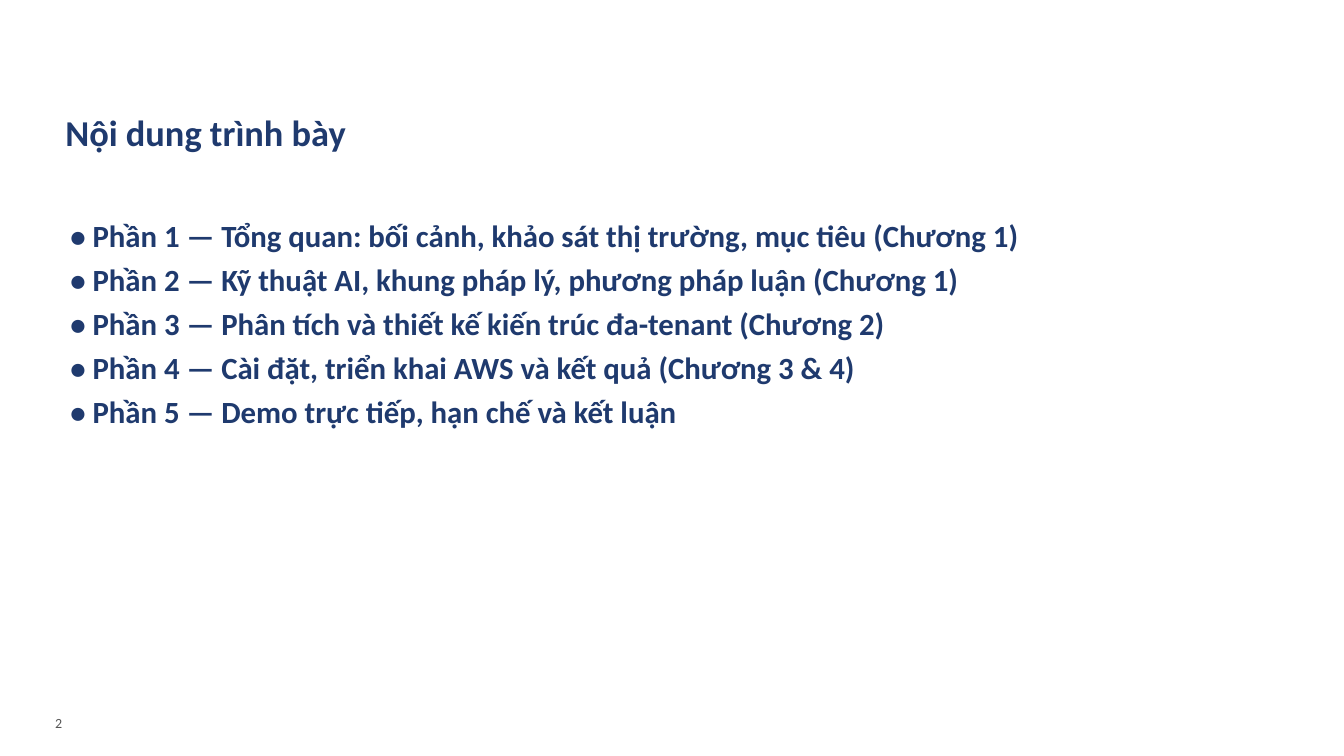
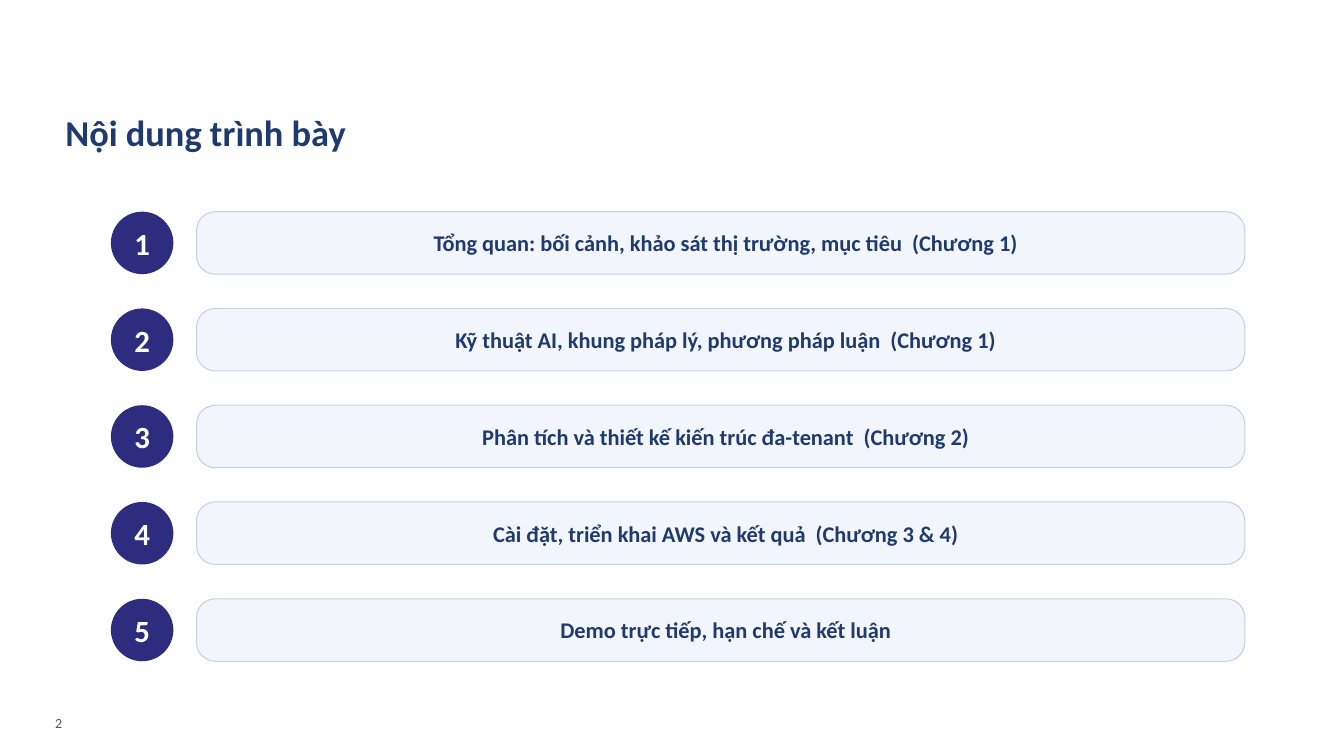
Before and after one commit to VictorAurelius/2026-Kite-Class-Platform, a slide deck: slide 2 of documents/08-thesis/defense/KiteHub-baove-khoaluan-20slide.pptx. Drawn at 1344x756 pixels with LibreOffice and Linux fonts; fonts in the diff are those of the drawing; background and template pictures are left out. Boxes give left, top, right and bottom in pixels: in the first picture for what was removed or moved away, otherwise in the second. Text is boxed around its words. In the diff, an @@ line names an element or a change of style, - is before the commit and + after.

Commit message:
docs(thesis): defense deck v4 — nâng cấp design system
- Agenda: vòng số + thanh thay bullet phẳng
- Sơ đồ tối (C4/defense/ERD/state/AWS/CI): đóng khung panel trắng + phóng to,
  tách khỏi nền sóng (hết lềnh bềnh)
- KPI: 4 thẻ số lớn (86/93/90/≥100k) thay bảng nhạt
- Bullet: font lớn hơn, giãn dòng, marker ▸ sạch
- Verify thị giác toàn 22 slide qua PIL renderer (đã mở rộng vẽ autoshape)

```diff
--- a/documents/08-thesis/defense/KiteHub-baove-khoaluan-20slide.pptx
+++ b/documents/08-thesis/defense/KiteHub-baove-khoaluan-20slide.pptx
@@ text removed at (93, 223, 1018, 429) @@
-• Phần 1 — Tổng quan: bối cảnh, khảo sát thị trường, mục tiêu (Chương 1)
-• Phần 2 — Kỹ thuật AI, khung pháp lý, phương pháp luận (Chương 1)
-• Phần 3 — Phân tích và thiết kế kiến trúc đa-tenant (Chương 2)
-• Phần 4 — Cài đặt, triển khai AWS và kết quả (Chương 3 & 4)
-• Phần 5 — Demo trực tiếp, hạn chế và kết luận
@@ ellipse added at (111, 212, 173, 274), fill #2E2C7E, 22 pt, text #FFFFFF, bold @@
+1
@@ rounded rectangle added at (197, 212, 1245, 274), fill #F2F6FC, outline #C5D0E0 0.75 pt, 16 pt, text #1F3A6E, bold @@
+Tổng quan: bối cảnh, khảo sát thị trường, mục tiêu (Chương 1)
@@ ellipse added at (111, 309, 173, 371), fill #2E2C7E, 22 pt, text #FFFFFF, bold @@
+2
@@ rounded rectangle added at (197, 309, 1245, 371), fill #F2F6FC, outline #C5D0E0 0.75 pt, 16 pt, text #1F3A6E, bold @@
+Kỹ thuật AI, khung pháp lý, phương pháp luận (Chương 1)
@@ ellipse added at (111, 405, 173, 468), fill #2E2C7E, 22 pt, text #FFFFFF, bold @@
+3
@@ rounded rectangle added at (197, 405, 1245, 468), fill #F2F6FC, outline #C5D0E0 0.75 pt, 16 pt, text #1F3A6E, bold @@
+Phân tích và thiết kế kiến trúc đa-tenant (Chương 2)
@@ ellipse added at (111, 502, 173, 565), fill #2E2C7E, 22 pt, text #FFFFFF, bold @@
+4
@@ rounded rectangle added at (197, 502, 1245, 565), fill #F2F6FC, outline #C5D0E0 0.75 pt, 16 pt, text #1F3A6E, bold @@
+Cài đặt, triển khai AWS và kết quả (Chương 3 & 4)
@@ ellipse added at (111, 599, 173, 661), fill #2E2C7E, 22 pt, text #FFFFFF, bold @@
+5
@@ rounded rectangle added at (197, 599, 1245, 661), fill #F2F6FC, outline #C5D0E0 0.75 pt, 16 pt, text #1F3A6E, bold @@
+Demo trực tiếp, hạn chế và kết luận
```
Also in this commit, not shown: 15 other slides changed, 1 other file.
